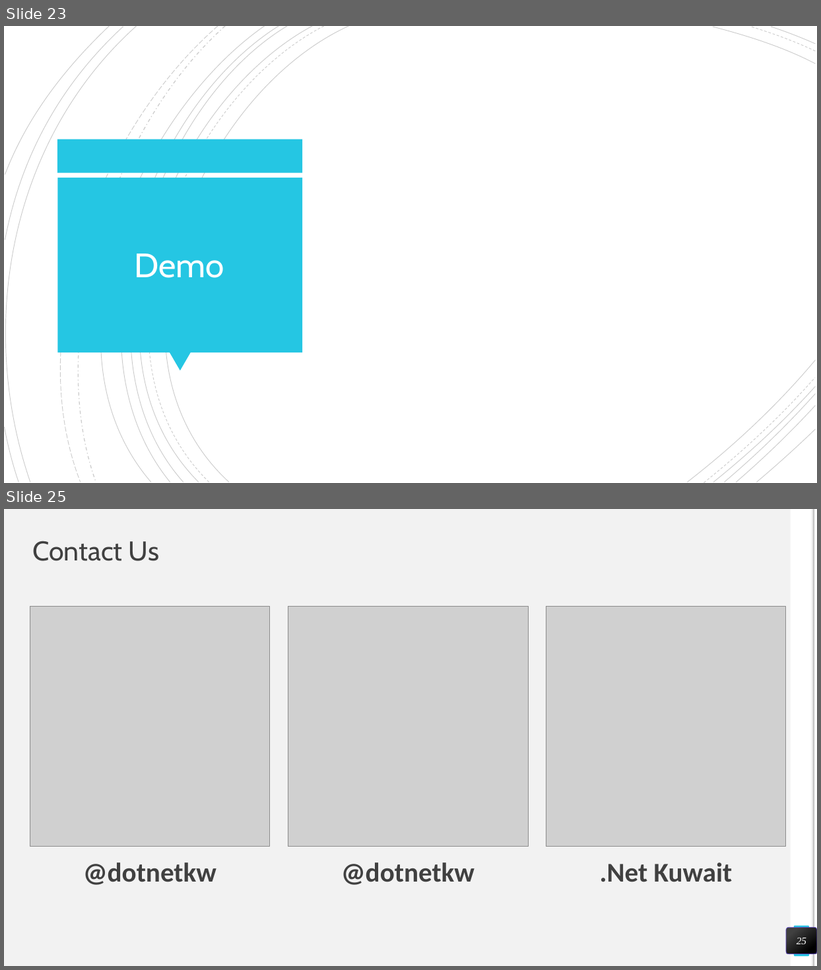
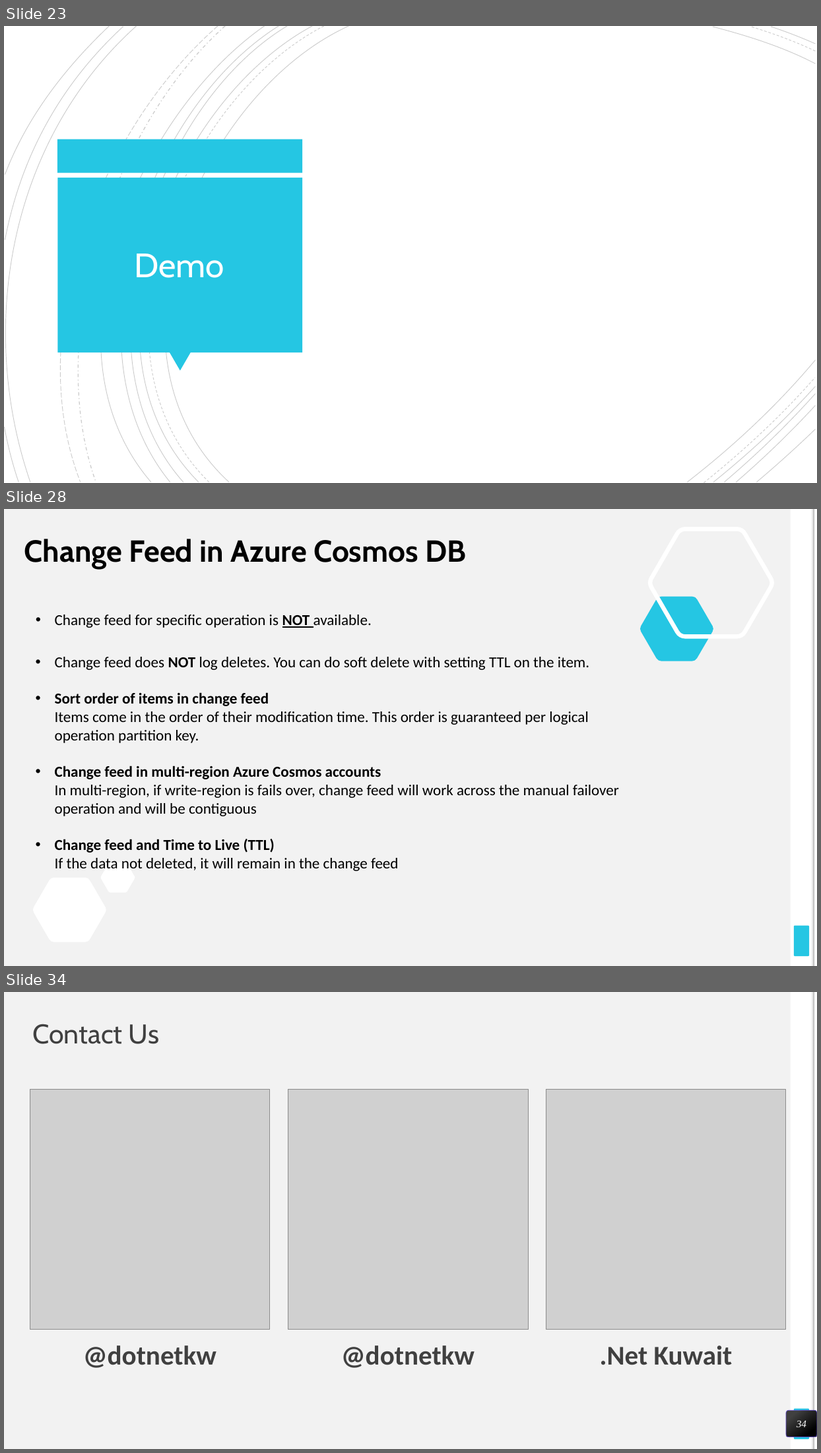
Before and after one commit to miroprocessor/azure-kuwait, a slide deck: 4- Intro to Azure Cosmos DB/Intro to Azure Cosmos DB.pptx. Shown one above the other, each under a label of ours: slides 23 and 25 before the commit, slides 23, 28 and 34 after it; the slides between them are not shown. The pictures are 821x970 and 821x1453 pixels, drawn with LibreOffice and Linux fonts; fonts in the diff are those of the drawing; grey boxes stand for pictures. Boxes give left, top, right and bottom in pixels: in the first picture for what was removed or moved away, otherwise in the second. Text is boxed around its words. In the diff, an @@ line names an element or a change of style, - is before the commit and + after.

Commit message:
add slides for TTL and Change Feed

```diff
--- a/4- Intro to Azure Cosmos DB/Intro to Azure Cosmos DB.pptx
+++ b/4- Intro to Azure Cosmos DB/Intro to Azure Cosmos DB.pptx
@@ slide 28 added at [4, 509, 817, 966], background #F2F2F2; not listed: 5 template elements that a slide beside it also shows @@
@@ title added at [24, 539, 466, 569], 36 pt, text #000000, bold @@
+Change Feed in Azure Cosmos DB
@@ freeform shape added at [650, 529, 773, 636], outline #FFFFFF 5 pt @@
@@ freeform shape added at [640, 597, 714, 661], fill #25C6E3 @@
@@ text added at [55, 615, 619, 871], 18 pt, text #000000 @@
+  • Change feed for specific operation is NOT available.
+  • Change feed does NOT log deletes. You can do soft delete with setting TTL on the item.
+  • Sort order of items in change feed
+    Items come in the order of their modification time. This order is guaranteed per logical operation partition key.
+  • Change feed in multi-region Azure Cosmos accounts
+  In multi-region, if write-region is fails over, change feed will work across the manual failover operation and will be contiguous
+  • Change feed and Time to Live (TTL)
+  If the data not deleted, it will remain in the change feed
@@ freeform shape added at [101, 863, 135, 892], fill #FFFFFF @@
@@ freeform shape added at [32, 878, 106, 943], fill #FFFFFF @@
@@ what was slide 25 is now slide 34 @@
@@ page number at [797, 1421, 807, 1428]: text changed @@
-25
+34
```
Also in this commit, not shown: 2 slides changed, 8 other slides added, 2 other files.
